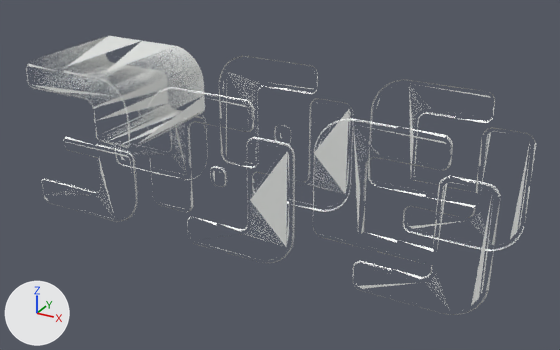
Two versions of the glTF model assets/story-model.glb, one commit apart.
Both versions are drawn from a camera (50 mm lens) standing at (1.48, -2.55, 1.21) and looking at (0.07, 0.01, -0.07). Lighting does not change. The marker at lower left points along +X, +Y and +Z. The older version comes first. Vertices at exactly the same position are counted once.

Objects in the first picture: 'solid'.
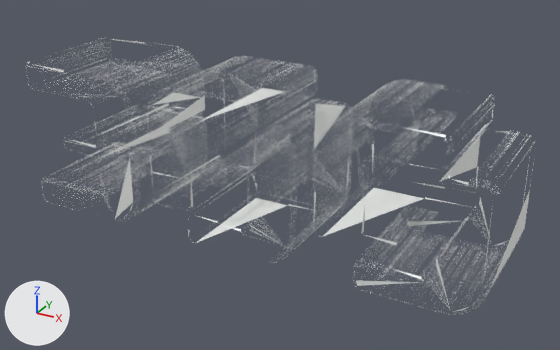
Commit message: 3D: quantize-only GLB (no meshopt decoder needed)

Pixel boxes (x1, y1, x2, y2) of what changed, in the pictures (560 x 350 px; the box of a moved part takes in the faces that stretch with it):
'solid', reshaped, moved, rescaled
    before: (26, 36, 536, 315)
    after: (26, 37, 536, 315)
part 1 of me_mesh_0, deleted
    before: (143, 71, 531, 306)
part 2 of me_mesh_0, moved or reshaped
    before: (26, 36, 536, 315)
    after: (26, 39, 536, 314)

Edits to the bpy script that builds the scene:
```text
Change me_mesh_0:
    used by ob_solid; parent = ob_creator; location = (-0.00125, 0.0, 0.000249); scale = (1.02, 1.02, 1.02)
    remove me_mesh_0.from_pydata(...)  # 70618 vertices, 32069 faces; spans x -1.0..1.0, y -0.27..0.27, z -0.33..0.33
    add me_mesh_0.from_pydata(...)  # 45637 vertices, 9914 faces; spans x -1.0..1.0, y -0.26..0.26, z -0.33..0.33
    me_mesh_0 part 1: 1285 loose pieces with 5496 vertices, spanning x -0.98..0.98, y -0.27..0.27, z -0.31..0.31, are deleted
    me_mesh_0 part 2: 5295 vertices moved within x -0.99..0.99, y -0.26..0.26, z -0.33..0.32; 42637 vertices removed from x -1.0..1.0, y -0.27..0.27, z -0.33..0.33; 23152 vertices added at x -1.0..1.0, y -0.26..0.26, z -0.33..0.33
    other edits to the shape of me_mesh_0 do not show in these pictures
Change ob_solid:
    ob_solid.location: (-0.00125, 0.0, 0.000249) -> (0.0, 0.0, 0.0)
```
